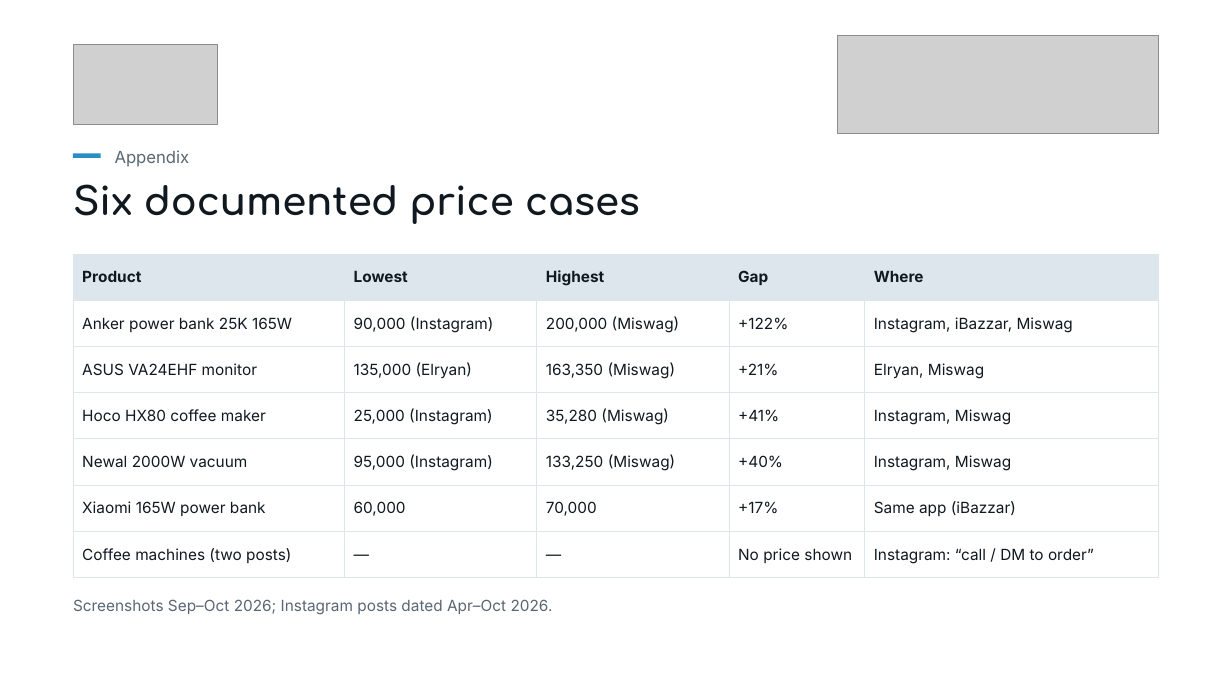
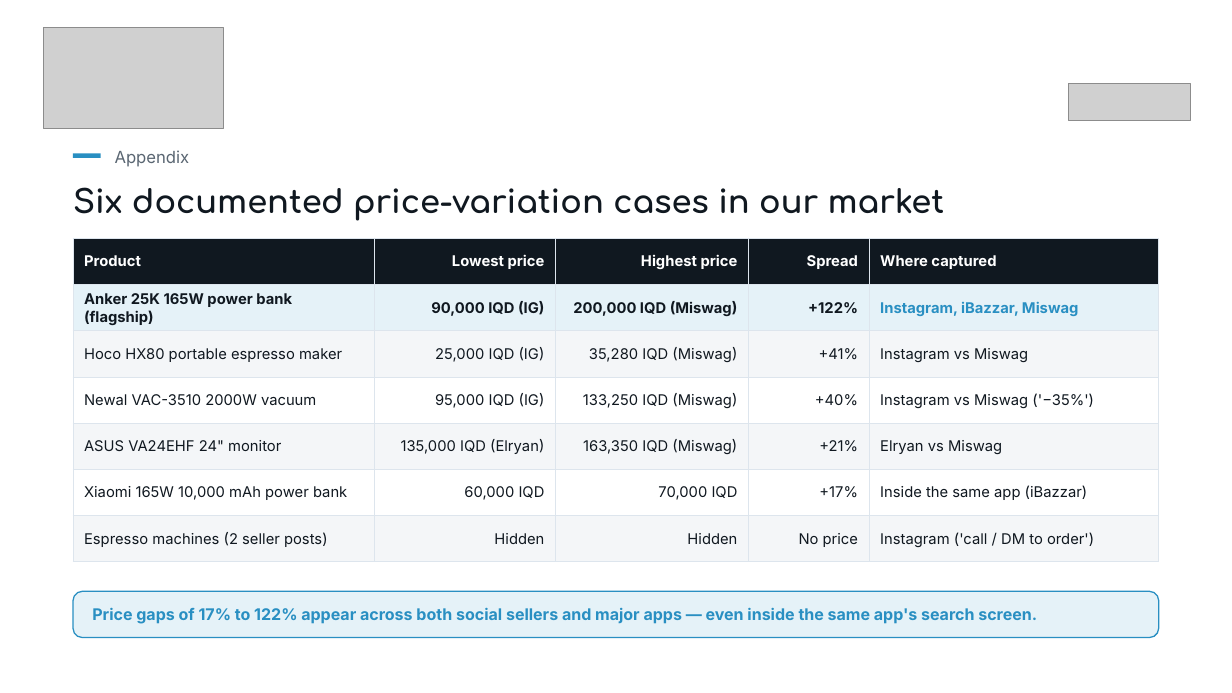
Before and after one commit to shakerbr/cheapify, a slide deck: slide 18 of presentation/Cheapify-GIZ-Pitch.pptx (slide 20 before the commit). Drawn at 1232x693 pixels with LibreOffice and Linux fonts; fonts in the diff are those of the drawing; grey boxes stand for pictures. Boxes give left, top, right and bottom in pixels: in the first picture for what was removed or moved away, otherwise in the second. Text is boxed around its words. In the diff, an @@ line names an element or a change of style, - is before the commit and + after.

```diff
--- a/presentation/Cheapify-GIZ-Pitch.pptx
+++ b/presentation/Cheapify-GIZ-Pitch.pptx
@@ picture resized from (x1=73, y1=44, x2=217, y2=125) to (x1=43, y1=28, x2=224, y2=128) @@
@@ picture resized from (x1=838, y1=35, x2=1160, y2=133) to (x1=1068, y1=83, x2=1190, y2=120) @@
@@ text at (x1=73, y1=187, x2=945, y2=221): text changed; size 30 to 25 pt @@
-Six documented price cases
+Six documented price-variation cases in our market
@@ table at (x1=73, y1=238, x2=1159, y2=562) @@
-row 1: Product | Lowest | Highest | Gap | Where
+row 1: Product | Lowest price | Highest price | Spread | Where captured
-row 2: Anker power bank 25K 165W | 90,000 (Instagram) | 200,000 (Miswag) | +122% | Instagram, iBazzar, Miswag
+row 2: Anker 25K 165W power bank (flagship) | 90,000 IQD (IG) | 200,000 IQD (Miswag) | +122% | Instagram, iBazzar, Miswag
-row 3: ASUS VA24EHF monitor | 135,000 (Elryan) | 163,350 (Miswag) | +21% | Elryan, Miswag
+row 3: Hoco HX80 portable espresso maker | 25,000 IQD (IG) | 35,280 IQD (Miswag) | +41% | Instagram vs Miswag
-row 4: Hoco HX80 coffee maker | 25,000 (Instagram) | 35,280 (Miswag) | +41% | Instagram, Miswag
+row 4: Newal VAC-3510 2000W vacuum | 95,000 IQD (IG) | 133,250 IQD (Miswag) | +40% | Instagram vs Miswag ('−35%')
-row 5: Newal 2000W vacuum | 95,000 (Instagram) | 133,250 (Miswag) | +40% | Instagram, Miswag
+row 5: ASUS VA24EHF 24" monitor | 135,000 IQD (Elryan) | 163,350 IQD (Miswag) | +21% | Elryan vs Miswag
-row 6: Xiaomi 165W power bank | 60,000 | 70,000 | +17% | Same app (iBazzar)
+row 6: Xiaomi 165W 10,000 mAh power bank | 60,000 IQD | 70,000 IQD | +17% | Inside the same app (iBazzar)
-row 7: Coffee machines (two posts) | — | — | No price shown | Instagram: “call / DM to order”
+row 7: Espresso machines (2 seller posts) | Hidden | Hidden | No price | Instagram ('call / DM to order')
@@ fill #DDE5ED to #101820 in row 1 @@
@@ fill #FFFFFF to #E5F2F8 in row 2 @@
@@ fill #FFFFFF to #F4F6F8 in 15 cells @@
@@ size 12 to 11.5 pt in "Product", "+122%", "Instagram, iBazzar, Miswag", "+17%" @@
@@ text colour #101820 to #FFFFFF in "Product" @@
@@ bold on in "+122%", "Instagram, iBazzar, Miswag" @@
@@ text colour #101820 to #298FC2 in "Instagram, iBazzar, Miswag" @@
@@ alignment left to right @@
@@ table moved from (x1=73, y1=254, x2=1159, y2=578) to (x1=73, y1=238, x2=1159, y2=562) @@
@@ text removed at (x1=73, y1=599, x2=553, y2=615) @@
-Screenshots Sep–Oct 2026; Instagram posts dated Apr–Oct 2026.
@@ rounded rectangle added at (x1=73, y1=592, x2=1159, y2=638), fill #E5F2F8, outline #298FC2 1 pt @@
@@ text added at (x1=92, y1=608, x2=1037, y2=624), 12.5 pt, text #298FC2, bold @@
+Price gaps of 17% to 122% appear across both social sellers and major apps — even inside the same app's search screen.
```
Also in this commit, not shown: 15 other slides changed, 6 slides added, 7 slides removed, 56 other files.
